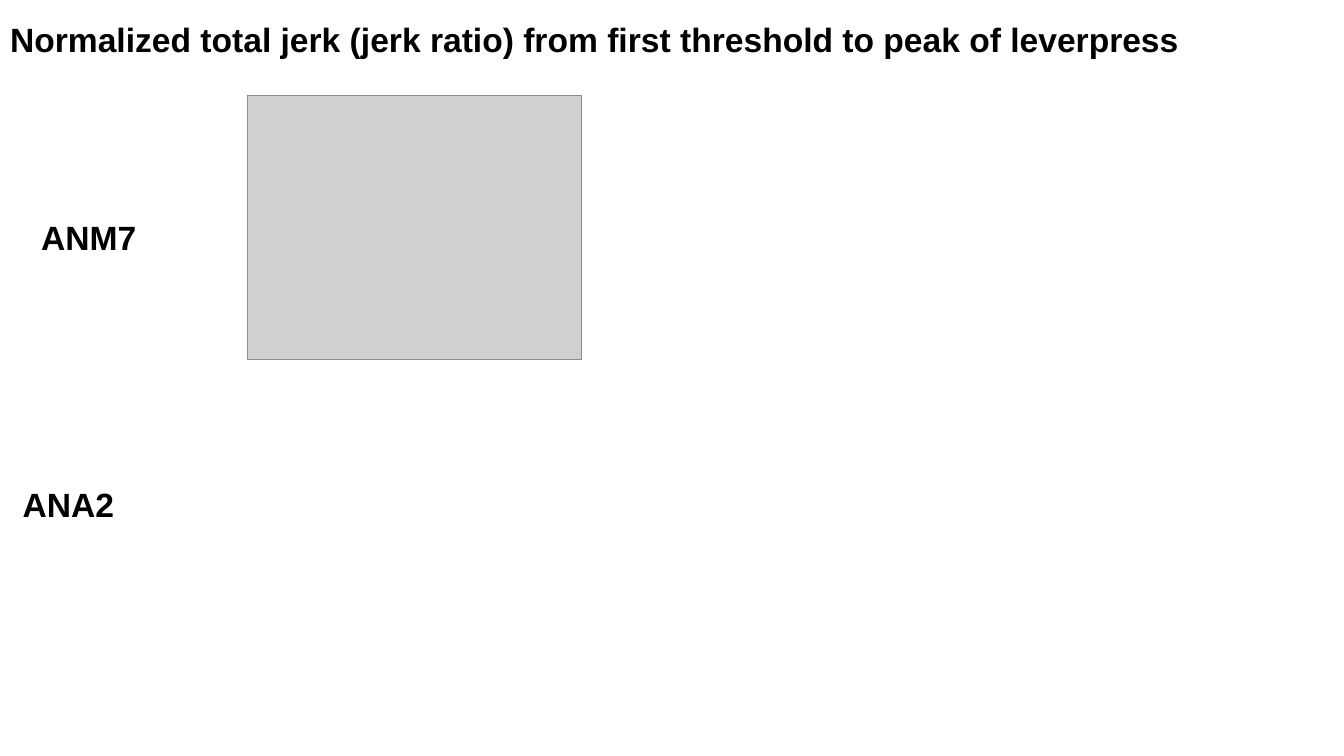
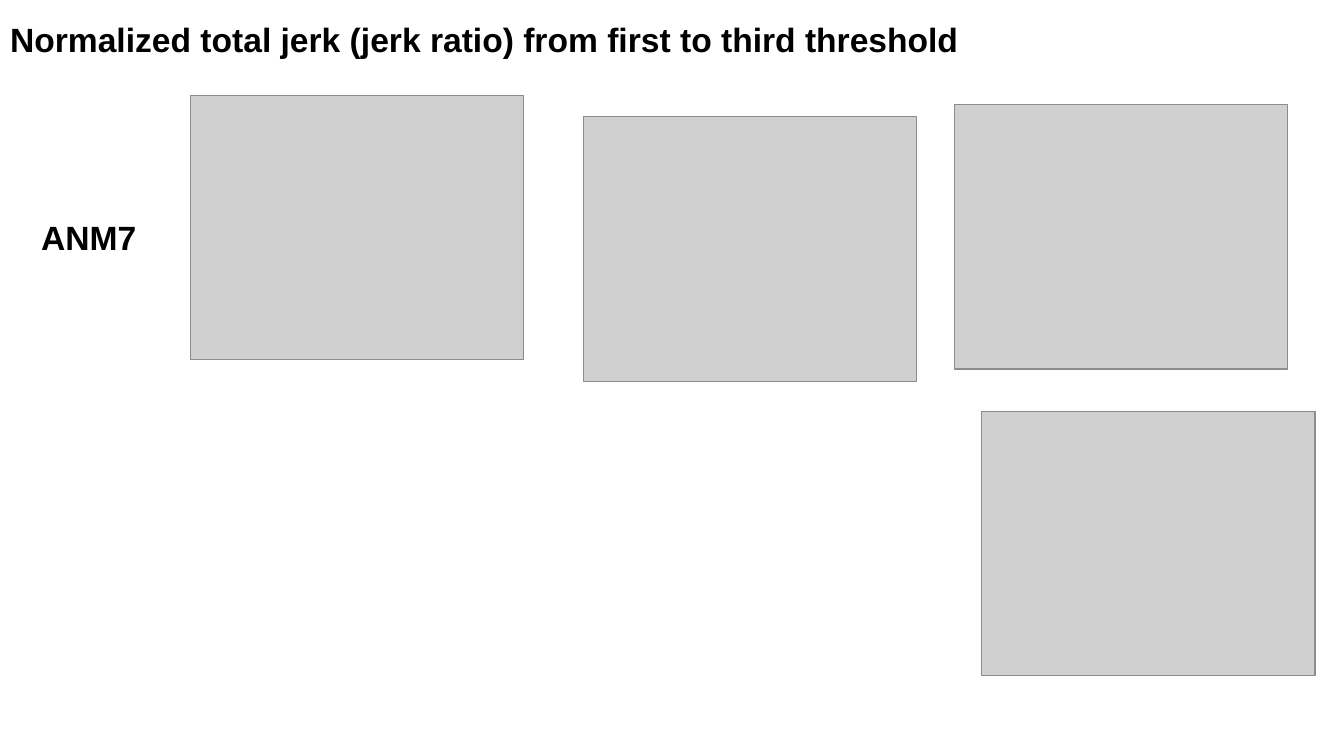
Before and after one commit to paulazoo/behavior, a slide deck: slide 5 of presentations_and_figures/240205.pptx. Drawn at 1344x756 pixels with LibreOffice and Linux fonts; fonts in the diff are those of the drawing; grey boxes stand for pictures. Boxes give left, top, right and bottom in pixels: in the first picture for what was removed or moved away, otherwise in the second. Text is boxed around its words. In the diff, an @@ line names an element or a change of style, - is before the commit and + after.

Commit message:
align to first threshold and do jerk and search down first the nup

```diff
--- a/presentations_and_figures/240205.pptx
+++ b/presentations_and_figures/240205.pptx
@@ title at [10, 27, 958, 59]: text changed @@
-Normalized total jerk (jerk ratio) from first threshold to peak of leverpress
+Normalized total jerk (jerk ratio) from first to third threshold
@@ picture: place and size @@
-picture at [248, 96, 582, 360]
+picture at [191, 96, 524, 360]
@@ picture added at [584, 117, 918, 381] @@
@@ picture added at [955, 105, 1289, 369] @@
@@ picture added at [982, 411, 1316, 676] @@
@@ text removed at [23, 493, 114, 517] @@
-ANA2
```
Also in this commit, not shown: 4 other slides changed, 1 slide added, 20 other files.
